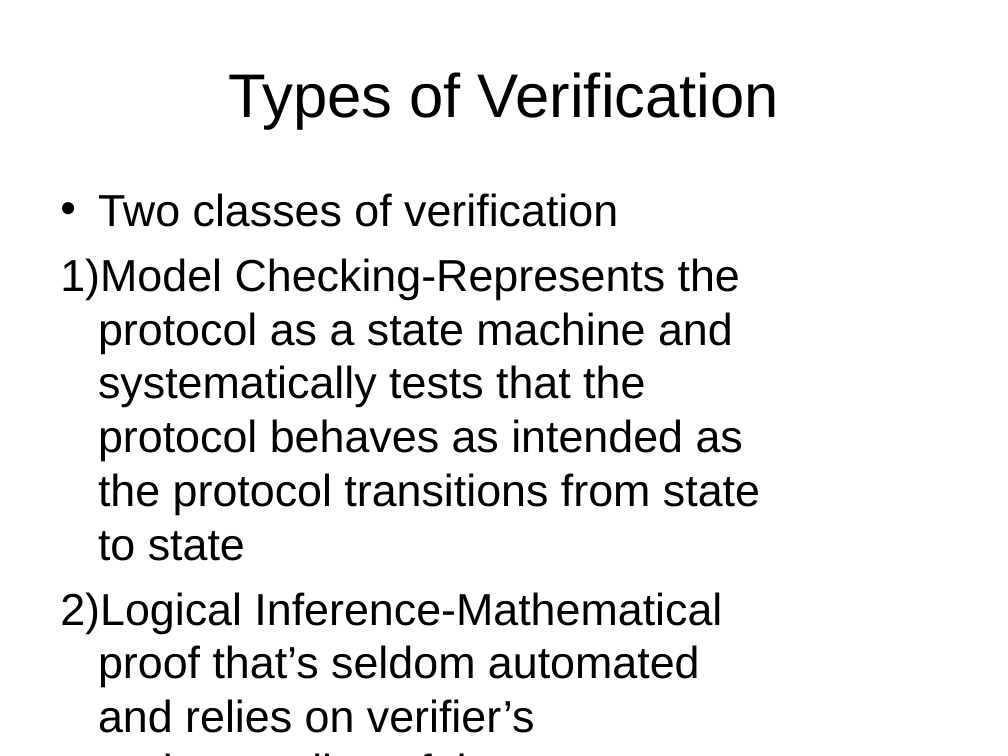
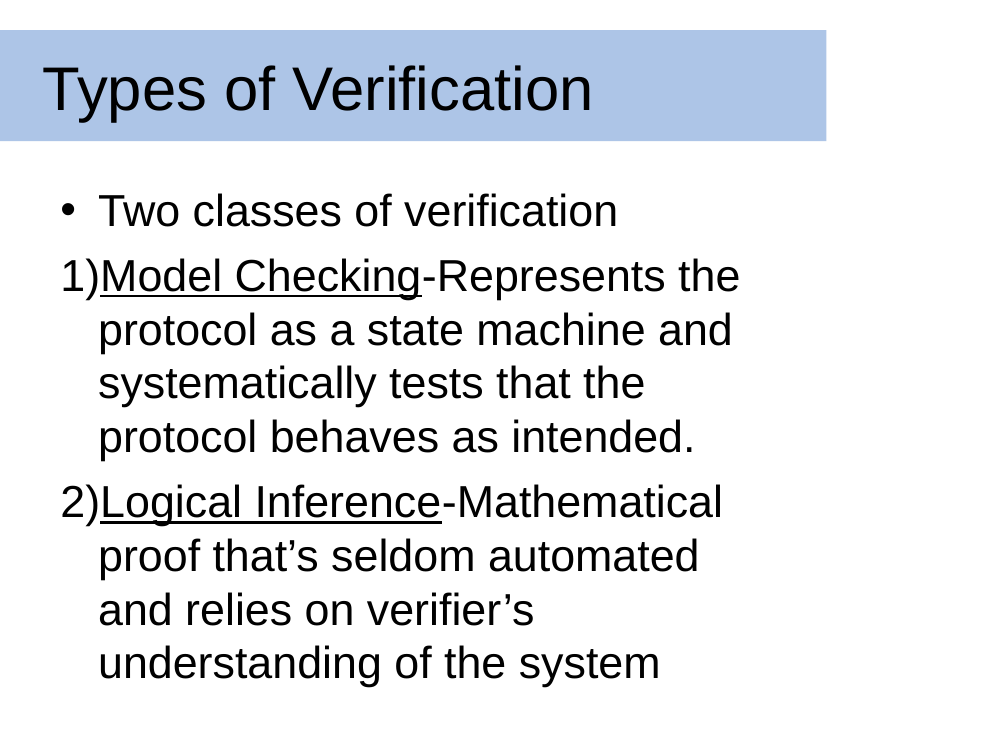
Before and after one commit to dmclayton/5g-security, a slide deck: slide 9 of ppt/5gakaPpt.pptx. Drawn at 1008x756 pixels with LibreOffice and Linux fonts; fonts in the diff are those of the drawing; background and template pictures are left out. Boxes give left, top, right and bottom in pixels: in the first picture for what was removed or moved away, otherwise in the second. Text is boxed around its words. In the diff, an @@ line names an element or a change of style, - is before the commit and + after.

```diff
--- a/ppt/5gakaPpt.pptx
+++ b/ppt/5gakaPpt.pptx
@@ rectangle "Types of Verification": place and size @@
-rectangle "Types of Verification" at box(228, 72, 779, 129)
+rectangle "Types of Verification" at box(0, 30, 827, 141)
@@ rectangle "Types of Verification" at box(0, 30, 827, 141): alignment centre to left; fill none to #ADC5E7 @@
@@ text at box(60, 258, 740, 461): text changed @@
-1) Model Checking-Represents the protocol as a state machine and systematically tests that the protocol behaves as intended as the protocol transitions from state to state
+1) Model Checking-Represents the protocol as a state machine and systematically tests that the protocol behaves as intended.
@@ text at box(60, 484, 724, 687): underline on in "Logical Inference-Mathematical" @@
```
Also in this commit, not shown: 12 other slides changed.
